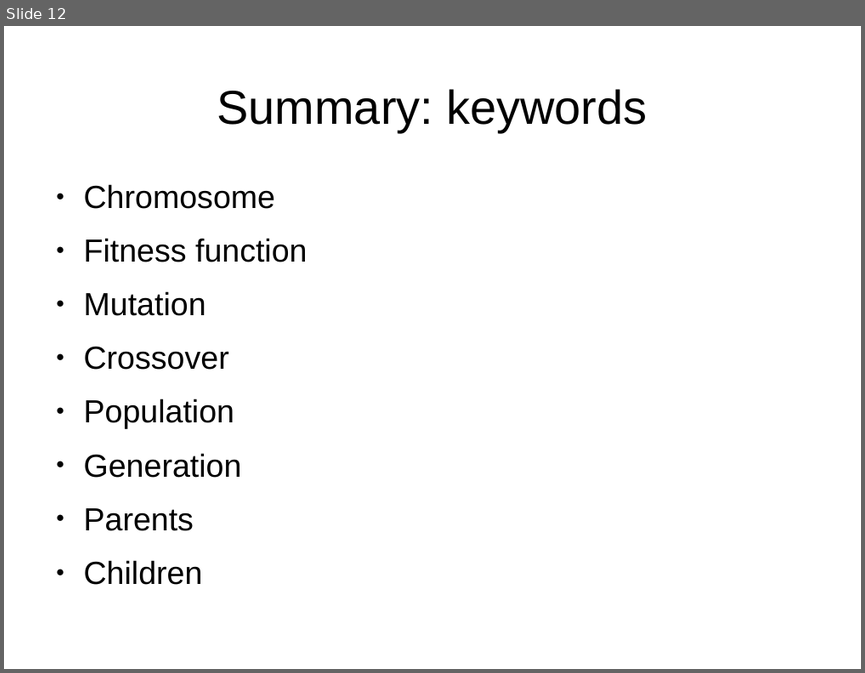
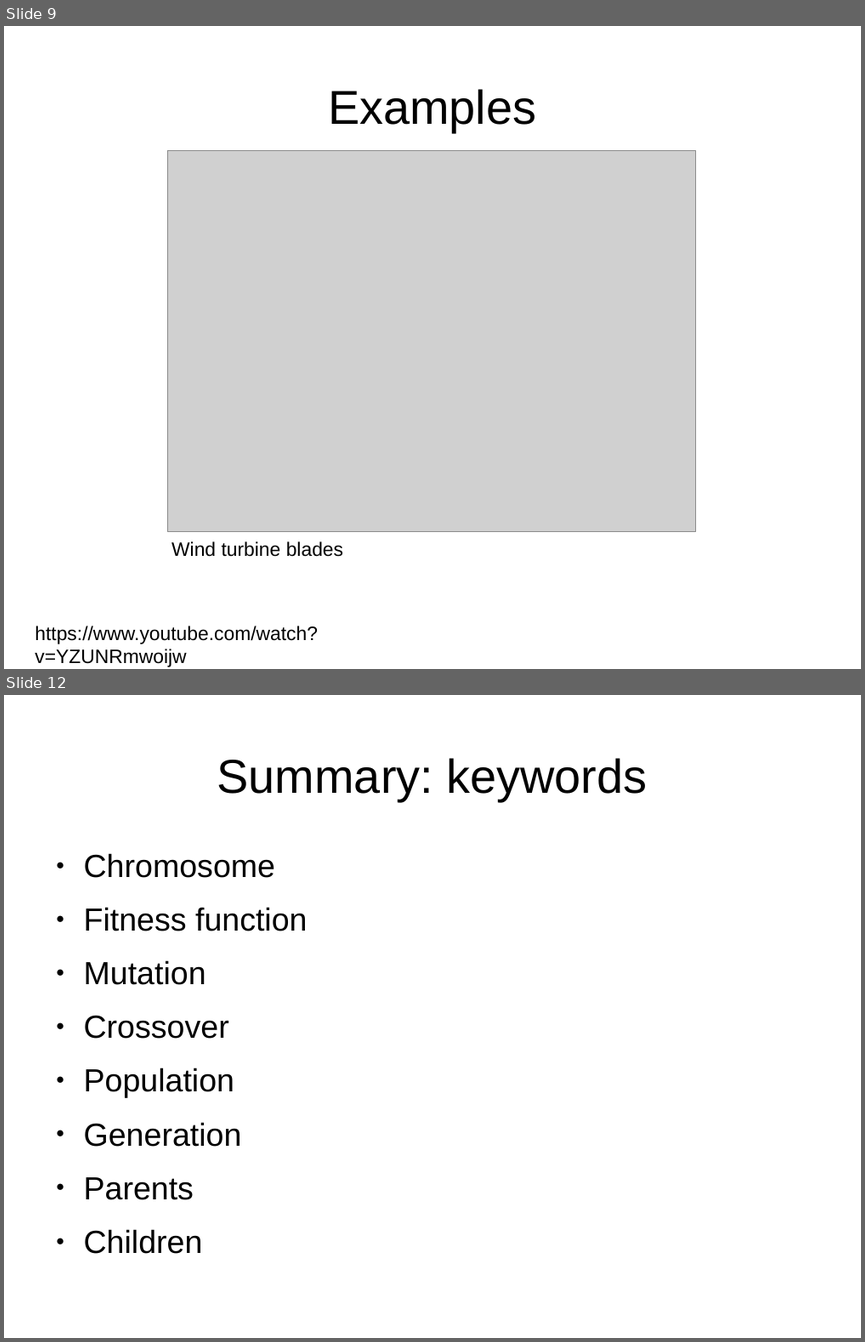
Before and after one commit to trevisanj/pinga, a slide deck: slides.odp. Shown one above the other, each under a label of ours: slide 12 before the commit, slides 9 and 12 after it; the slides between them are not shown. The pictures are 865x673 and 865x1342 pixels, drawn with LibreOffice and Linux fonts; fonts in the diff are those of the drawing; grey boxes stand for pictures. Boxes give left, top, right and bottom in pixels: in the first picture for what was removed or moved away, otherwise in the second. Text is boxed around its words. In the diff, an @@ line names an element or a change of style, - is before the commit and + after.

```diff
--- a/slides.odp
+++ b/slides.odp
@@ slide 9 added at (4, 26, 861, 669), background #FFFFFF @@
@@ title added at (328, 89, 536, 132), 44 pt, text #000000 @@
+Examples
@@ picture added at (167, 150, 696, 532) @@
@@ text added at (171, 541, 343, 556), 18 pt, text #000000 @@
+Wind turbine blades
@@ text added at (35, 625, 318, 667), 18 pt, text #000000 @@
+https://www.youtube.com/watch?v=YZUNRmwoijw
```
Also in this commit, not shown: 4 slides changed, 1 other slide added, 2 slides removed, 2 other files.
